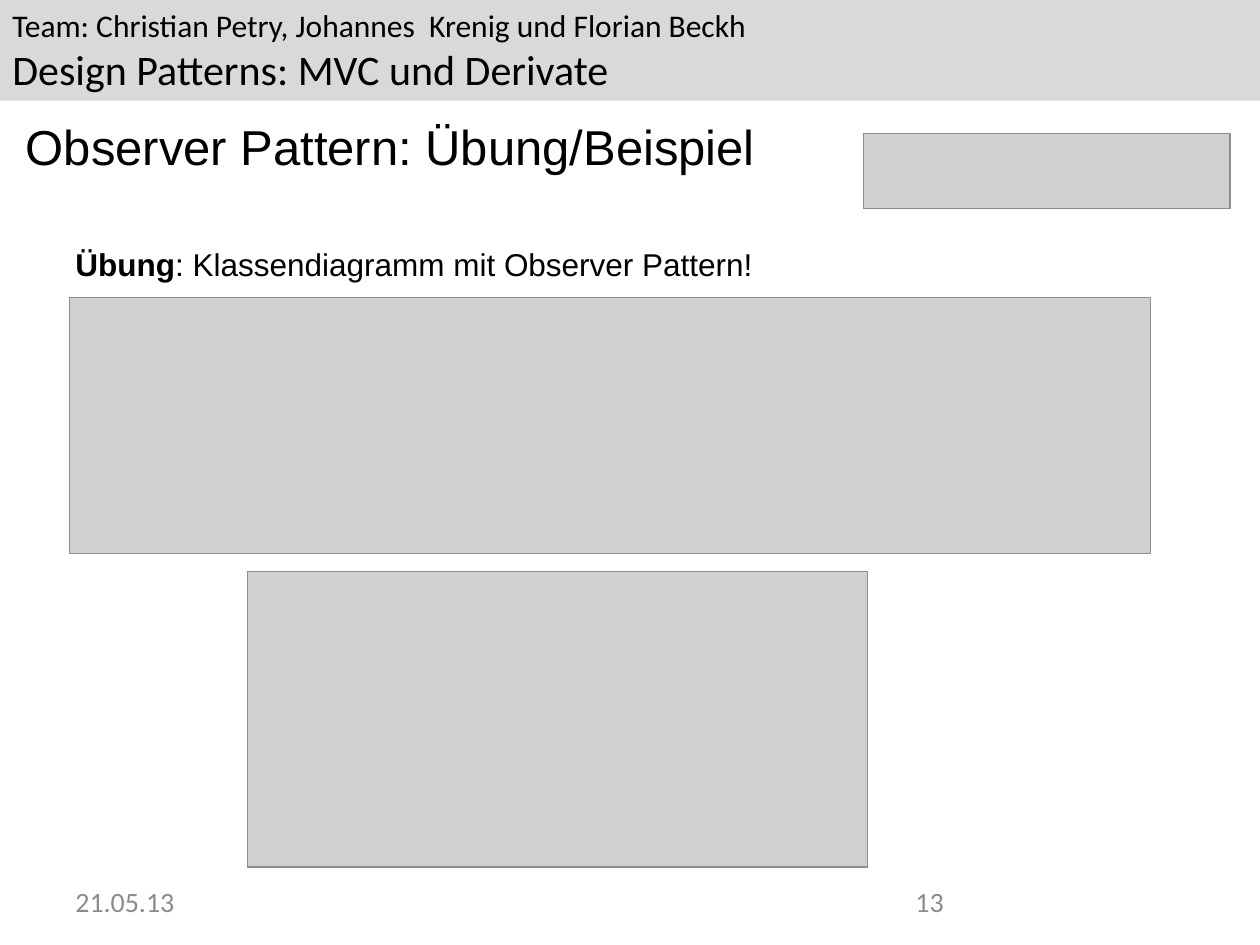
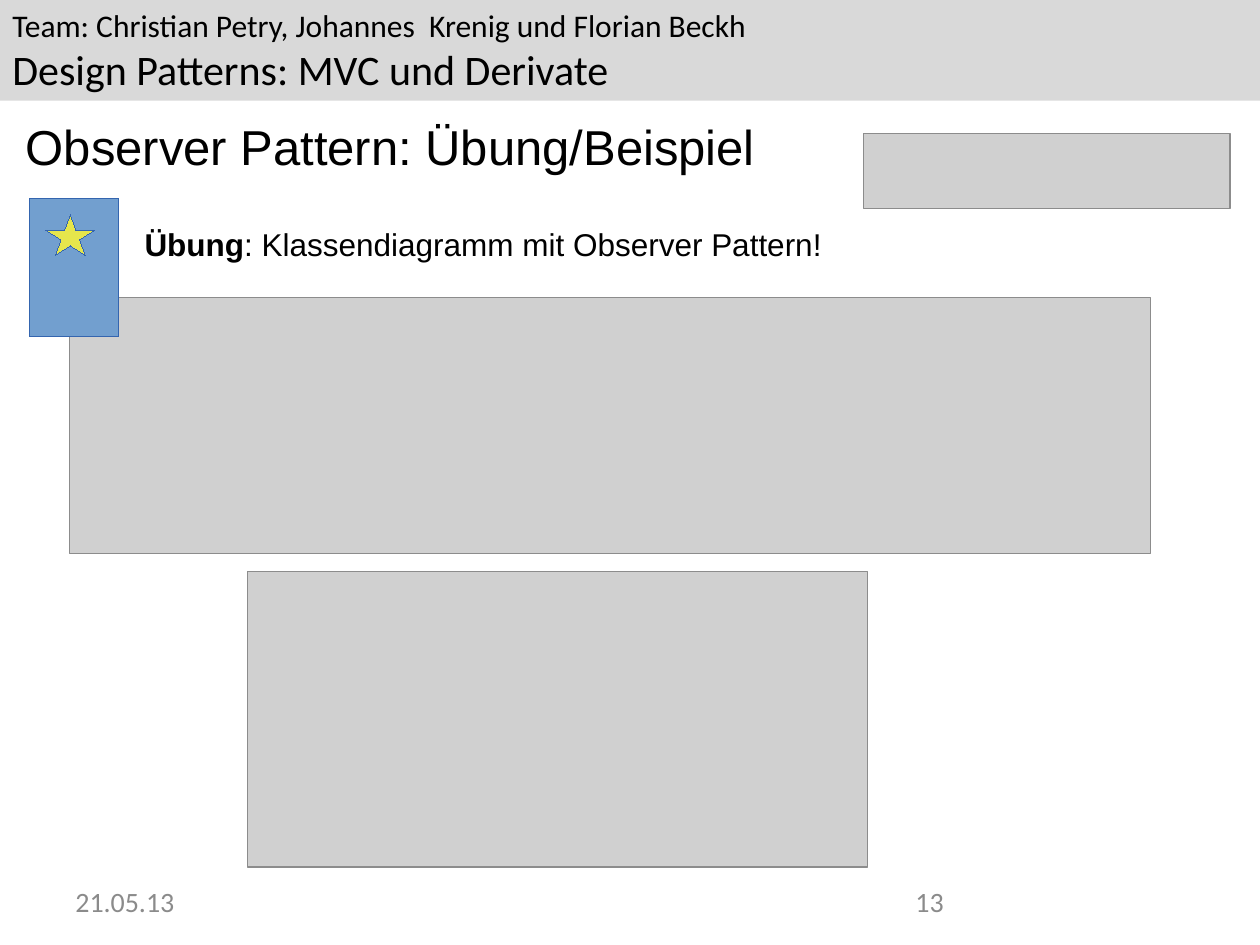
Before and after one commit to Greever/Design-Pattern-MVC, a slide deck: slide 13 of Dokumentation/Praesentation/Observer.odp. Drawn at 1260x945 pixels with LibreOffice and Linux fonts; fonts in the diff are those of the drawing; grey boxes stand for pictures; background and template pictures are left out. Boxes give left, top, right and bottom in pixels: in the first picture for what was removed or moved away, otherwise in the second. Text is boxed around its words. In the diff, an @@ line names an element or a change of style, - is before the commit and + after.

```diff
--- a/Dokumentation/Praesentation/Observer.odp
+++ b/Dokumentation/Praesentation/Observer.odp
@@ rectangle added at box(30, 198, 120, 336), fill #729FCF, outline #3465AF 0 pt @@
@@ star added at box(45, 214, 94, 255), fill #E6E64C, outline #3465AF 0 pt @@
@@ text "Übung: Klassendiagramm mit Observer Pattern!": place and size @@
-text "Übung: Klassendiagramm mit Observer Pattern!" at box(75, 251, 752, 282)
+text "Übung: Klassendiagramm mit Observer Pattern!" at box(145, 231, 821, 262)
```
Also in this commit, not shown: 12 slides added, 7 other files.
